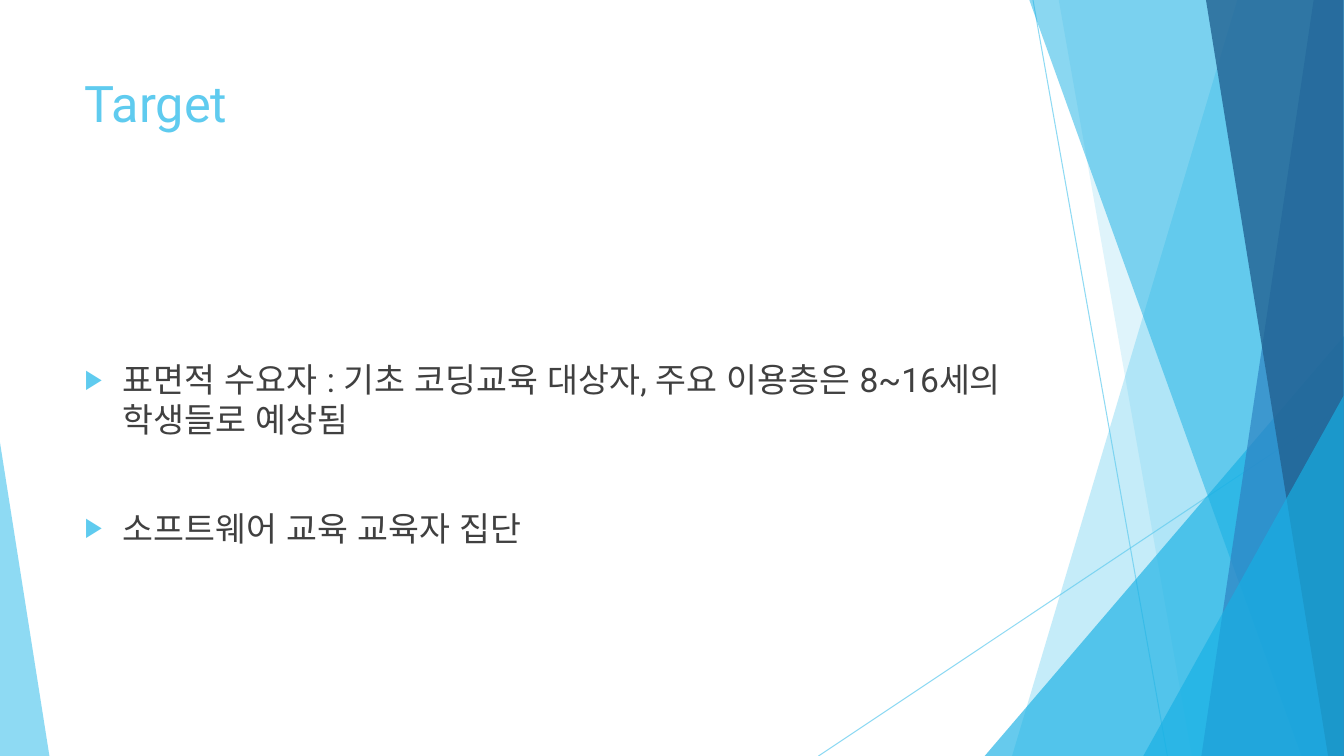
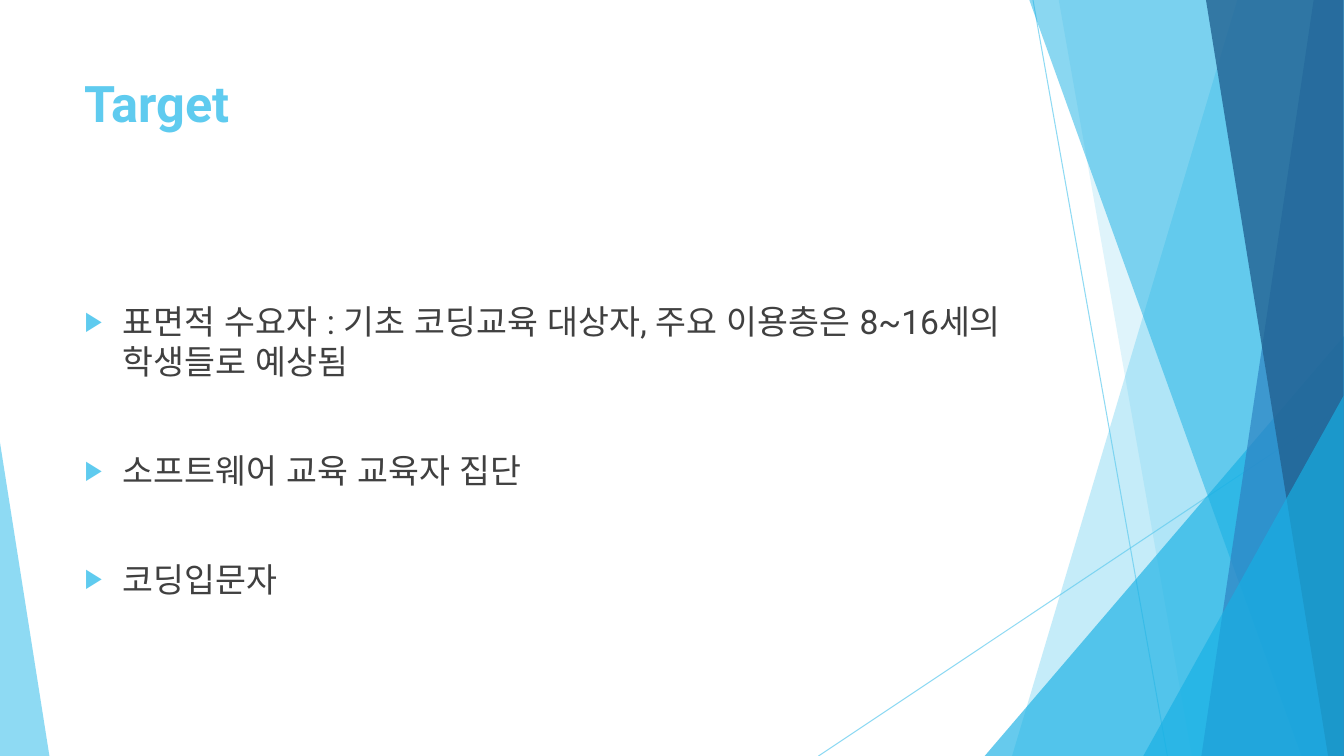
Before and after one commit to healjoo/smallprecious, a slide deck: slide 9 of 코딩교육용 퍼즐게임 제안서.pptx (slide 8 before the commit). Drawn at 1344x756 pixels with LibreOffice and Linux fonts; fonts in the diff are those of the drawing. Boxes give left, top, right and bottom in pixels: in the first picture for what was removed or moved away, otherwise in the second. Text is boxed around its words. In the diff, an @@ line names an element or a change of style, - is before the commit and + after.

```diff
--- a/코딩교육용 퍼즐게임 제안서.pptx
+++ b/코딩교육용 퍼즐게임 제안서.pptx
@@ title "Target" at (85, 86, 230, 133): bold on @@
@@ text at (123, 564, 278, 595): paragraph added @@
+▶ 코딩입문자
```
Also in this commit, not shown: 7 other slides changed, 2 slides added.
